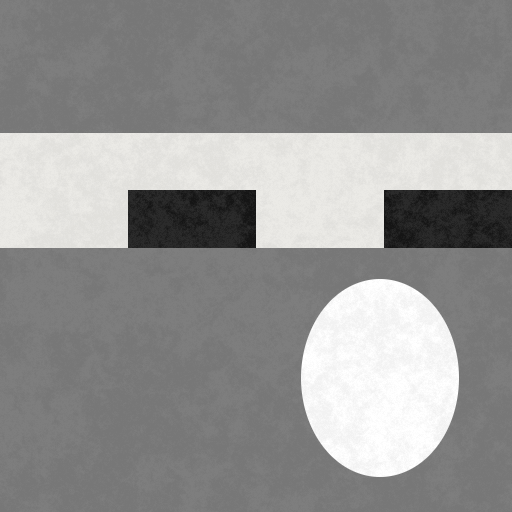
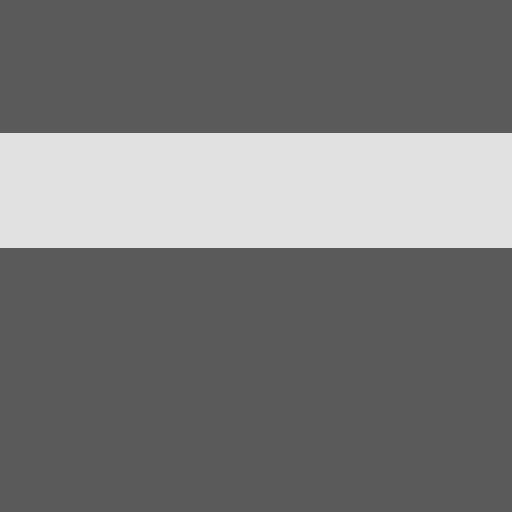
Two versions of the same layered image (512×512). Layer-by-layer changes:
hid "Widoczny" over 0, 0, 512, 512
added layer "Warstwa #3" above "Warstwa" over 0, 0, 512, 512
